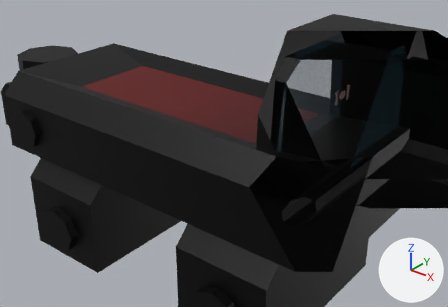
The glTF model assets/weapons/kit/k-att-reddot-east.glb: old version first, new version second.
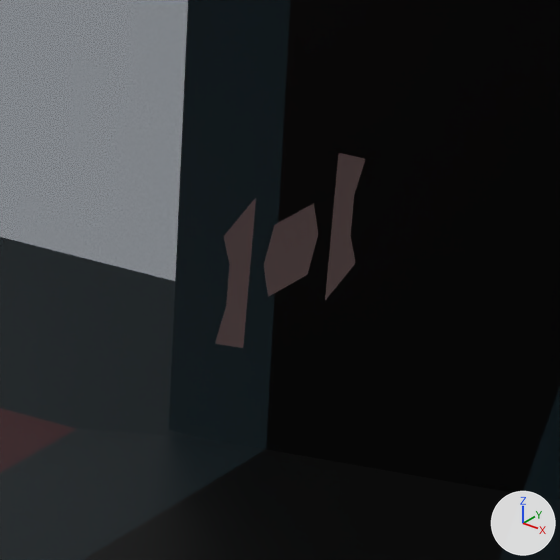
Old and new are each drawn from a camera (50 mm lens) standing at (0.05263, -0.06371, 0.05423) and looking at (0.00355, -0.00236, 0.01619) and again close up on the part from 70% to 83% of the width and 22% to 42% of the height. Arrows for +X, +Y and +Z are at lower right; the lights stay in place. The last two pictures show the newer version. Everything nearer to the camera than a plane just in front of the edit is cut away. Vertices at exactly the same position are counted once.

Names of what the first close-up shows: 'kit.001', 'kit.002'.
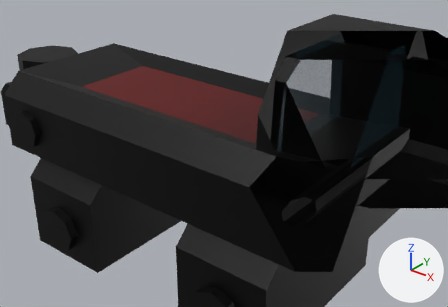
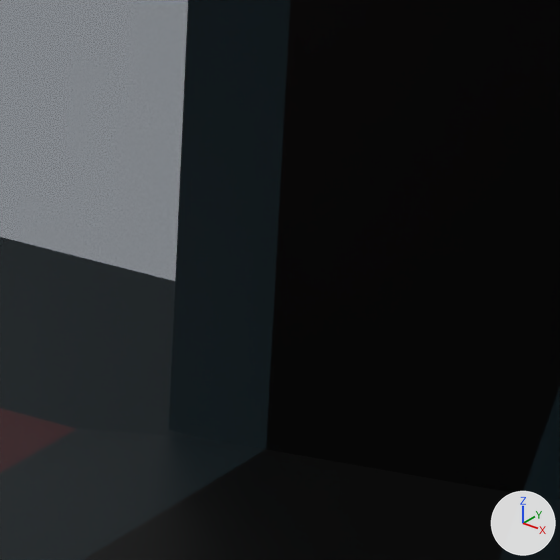
Boxes [x1, y1, x2, y2] around the edits, measured in the close-ups (560 x 560 px):
'kit.002', reshaped
    before: [0, 153, 365, 473]
    after: [0, 408, 76, 473]
part 1 of me_mesh_2, deleted
    before: [264, 203, 318, 297]
part 2 of me_mesh_2, deleted
    before: [215, 198, 256, 348]
part 3 of me_mesh_2, deleted
    before: [325, 153, 365, 300]

What changed in the scene script:
```text
Change me_mesh_2:
    used by ob_kit_002; location = (0.0, 0.0, 0.0)
    remove me_mesh_2.from_pydata(...)  # 25 vertices, 18 faces; spans x -0.0211..0.0199, y -0.0066..0.0066, z 0.0218..0.029
    add me_mesh_2.from_pydata(...)  # 7 vertices, 6 faces; spans x -0.0211..0.0132, y -0.0066..0.0066, z 0.0218
    me_mesh_2 part 1: the loose piece of 6 vertices spanning x 0.0199, y -0.0007..0.0007, z 0.0275..0.0285 is deleted
    me_mesh_2 part 2: the loose piece of 6 vertices spanning x 0.0199, y -0.0018..-0.0011, z 0.027..0.029 is deleted
    me_mesh_2 part 3: the loose piece of 6 vertices spanning x 0.0199, y 0.0011..0.0018, z 0.027..0.029 is deleted
```
